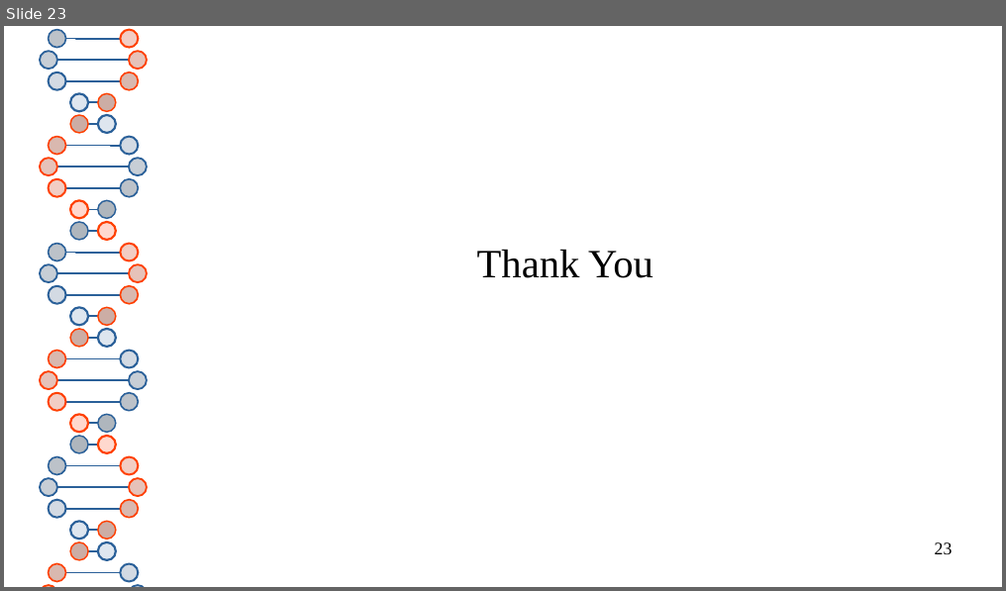
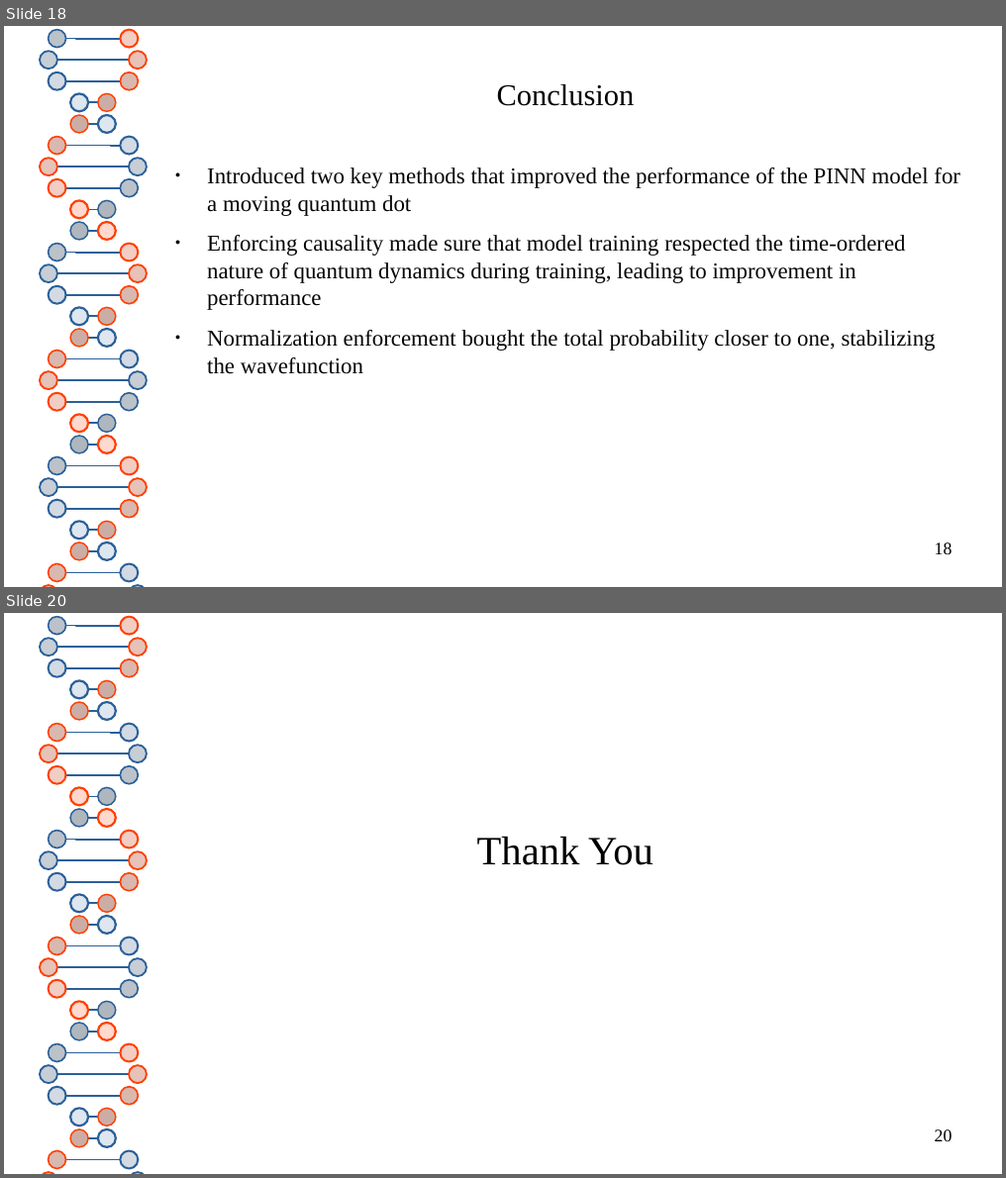
Before and after one commit to thash-jkr/Schrodinger-PINN, a slide deck: report/progress_presentation.odp. Shown one above the other, each under a label of ours: slide 23 before the commit, slides 18 and 20 after it; the slides between them are not shown. The pictures are 1006x591 and 1006x1178 pixels, drawn with LibreOffice and Linux fonts; fonts in the diff are those of the drawing. Boxes give left, top, right and bottom in pixels: in the first picture for what was removed or moved away, otherwise in the second. Text is boxed around its words. In the diff, an @@ line names an element or a change of style, - is before the commit and + after.

```diff
--- a/report/progress_presentation.odp
+++ b/report/progress_presentation.odp
@@ slide 18 added at [4, 26, 1002, 587], background #FFFFFF; not listed: 80 template elements that a slide beside it also shows @@
@@ title added at [497, 84, 635, 106], 24 pt, text #050505 @@
+Conclusion
@@ text added at [207, 168, 960, 374], 18 pt, text #050505 @@
+● Introduced two key methods that improved the performance of the PINN model for a moving quantum dot
+● Enforcing causality made sure that model training respected the time-ordered nature of quantum dynamics during training, leading to improvement in performance
+● Normalization enforcement bought the total probability closer to one, stabilizing the wavefunction
@@ page number added at [935, 543, 952, 555], 14 pt, text #000000 @@
+18
@@ what was slide 23 is now slide 20 @@
@@ page number at [935, 1130, 952, 1142]: text changed @@
-23
+20
```
Also in this commit, not shown: 16 slides changed, 2 other slides added, 6 slides removed, 5 other files.
